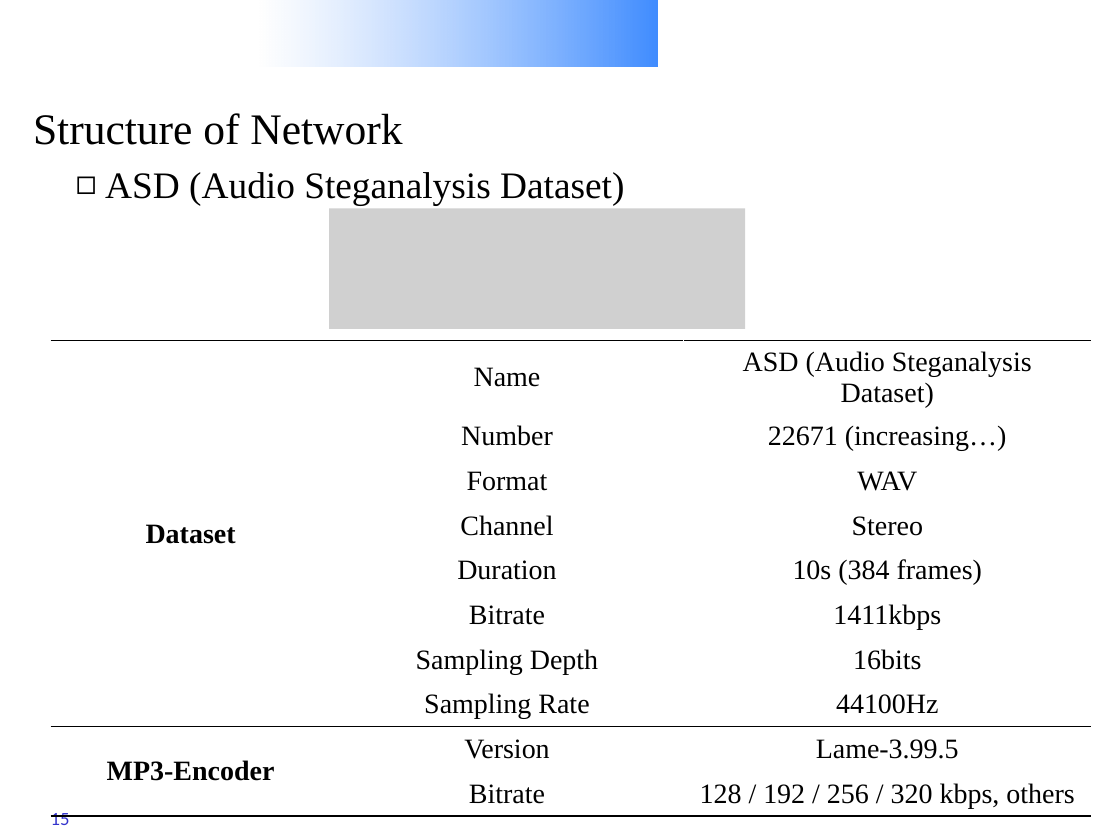
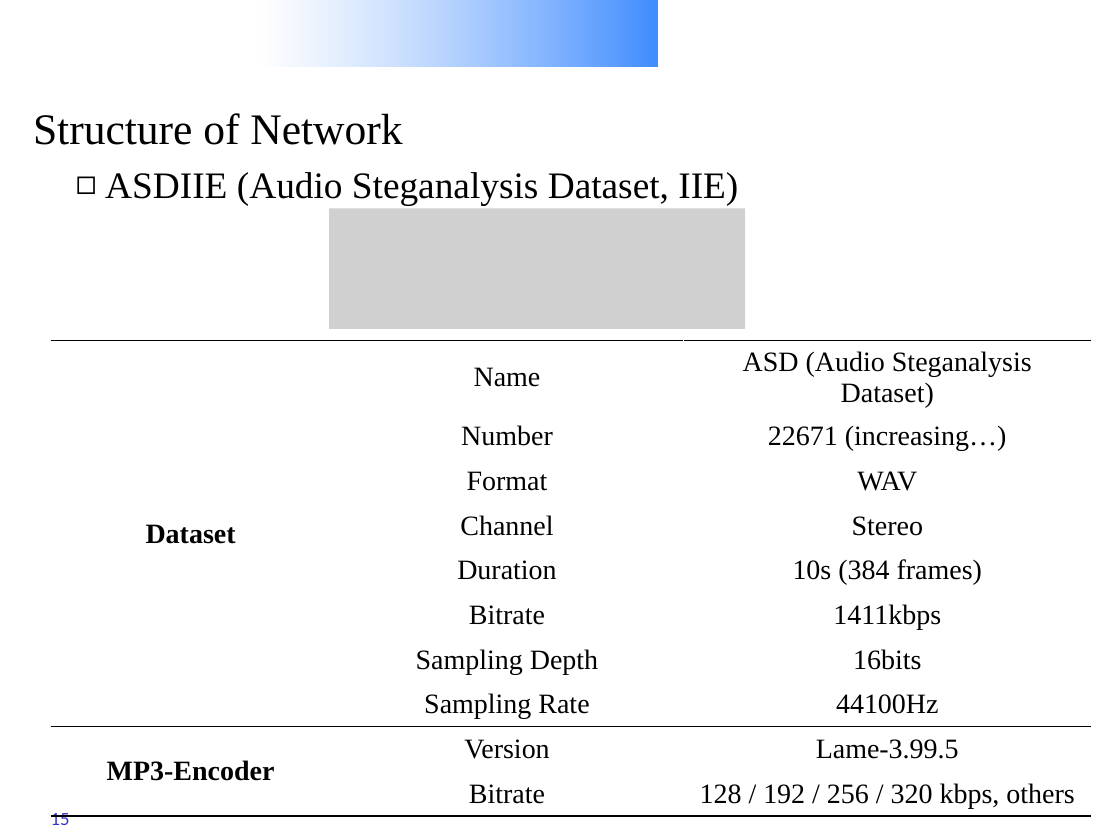
Before and after one commit to Charleswyt/tf_audio_steganalysis, a slide deck: slide 15 of CNN-based Steganalysis of MP3 Steganography in the Entropy Code Domain.pptx. Drawn at 1120x840 pixels with LibreOffice and Linux fonts; fonts in the diff are those of the drawing; grey boxes stand for pictures; background and template pictures are left out. Boxes give left, top, right and bottom in pixels: in the first picture for what was removed or moved away, otherwise in the second. Text is boxed around its words. In the diff, an @@ line names an element or a change of style, - is before the commit and + after.

Commit message:
update PPT

```diff
--- a/CNN-based Steganalysis of MP3 Steganography in the Entropy Code Domain.pptx
+++ b/CNN-based Steganalysis of MP3 Steganography in the Entropy Code Domain.pptx
@@ text at [105,172,738,205]: text changed @@
-◻ ASD (Audio Steganalysis Dataset)
+◻ ASDIIE (Audio Steganalysis Dataset, IIE)
```
Also in this commit, not shown: 1 other slide changed.
